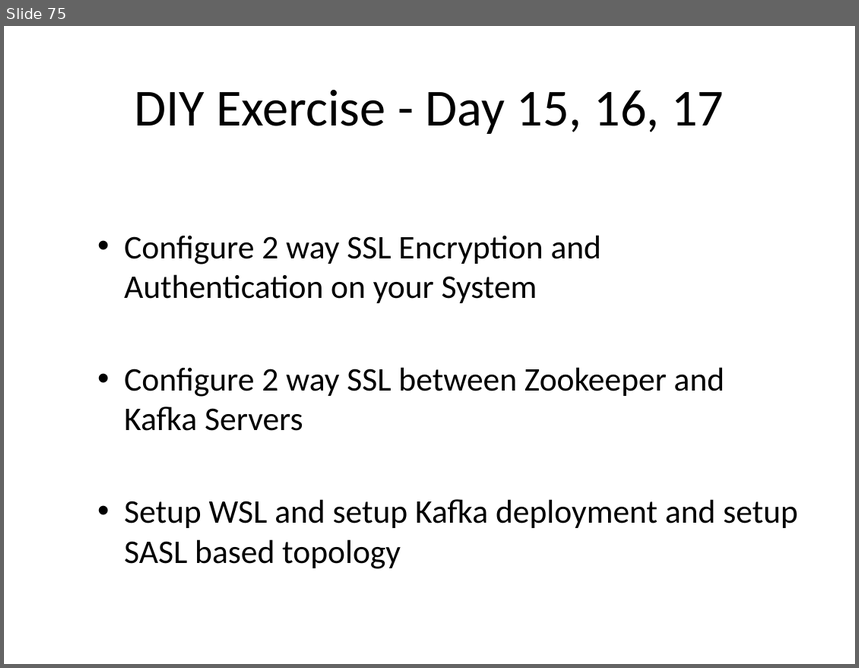
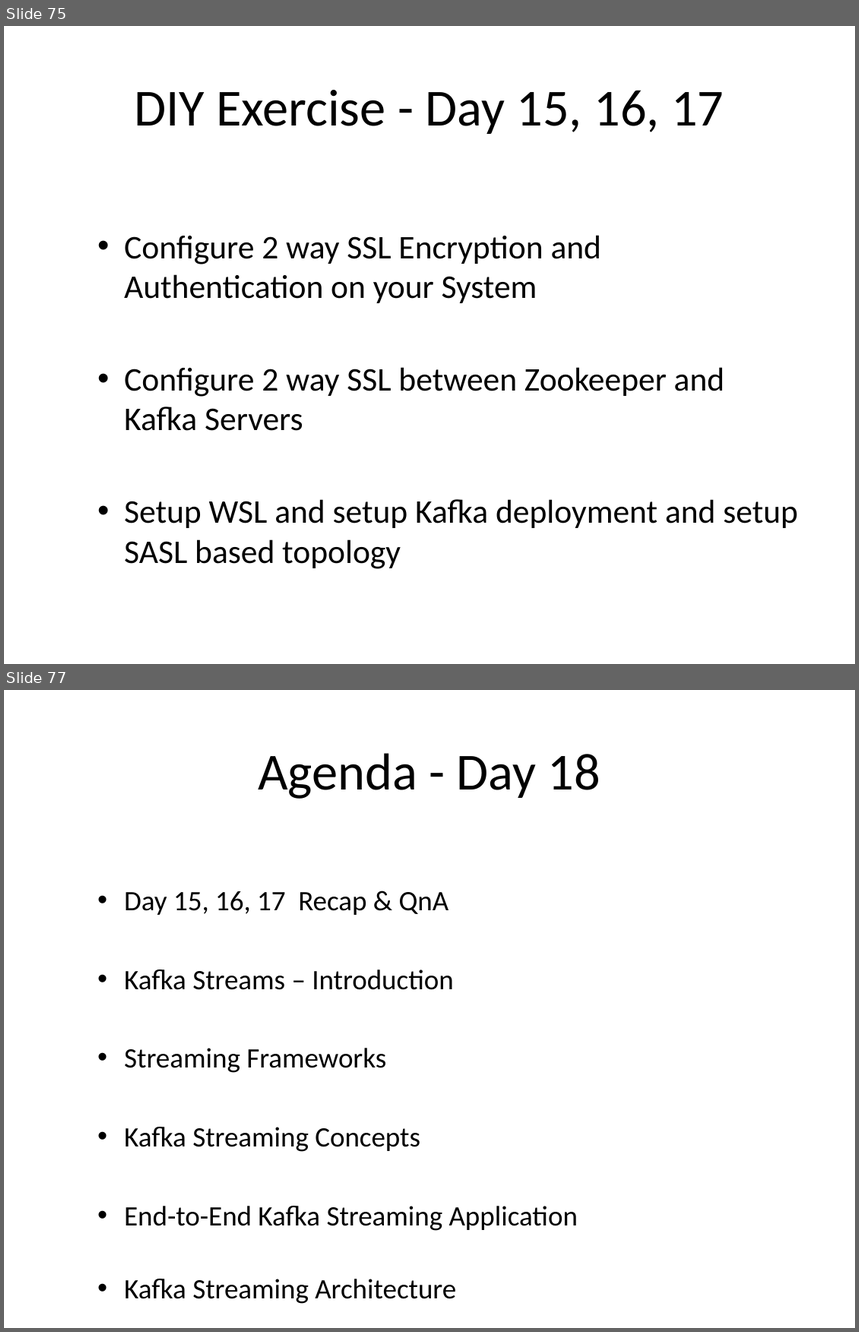
Before and after one commit to sreedharsingaraju/KafkaTutorials, a slide deck: PPT/Kafka-Teaching-Flow.pptx. Shown one above the other, each under a label of ours: slide 75 before the commit, slides 75 and 77 after it; the slides between them are not shown. The pictures are 859x668 and 859x1332 pixels, drawn with LibreOffice and Linux fonts; fonts in the diff are those of the drawing. Boxes give left, top, right and bottom in pixels: in the first picture for what was removed or moved away, otherwise in the second. Text is boxed around its words. In the diff, an @@ line names an element or a change of style, - is before the commit and + after.

Commit message:
Updated streams in ppt and diagrams
Updated streams in ppt and diagrams

```diff
--- a/PPT/Kafka-Teaching-Flow.pptx
+++ b/PPT/Kafka-Teaching-Flow.pptx
@@ slide 77 added at [4,690,855,1328], background #FFFFFF @@
@@ title added at [258,753,601,799], 44 pt, text #000000 @@
+Agenda - Day 18
@@ text added at [124,891,578,1304], 23.8 pt, text #000000 @@
+  • Day 15, 16, 17 Recap & QnA
+  • Kafka Streams – Introduction
+  • Streaming Frameworks
+  • Kafka Streaming Concepts
+  • End-to-End Kafka Streaming Application
+  • Kafka Streaming Architecture
```
Also in this commit, not shown: 5 other slides added, 3 other files.
